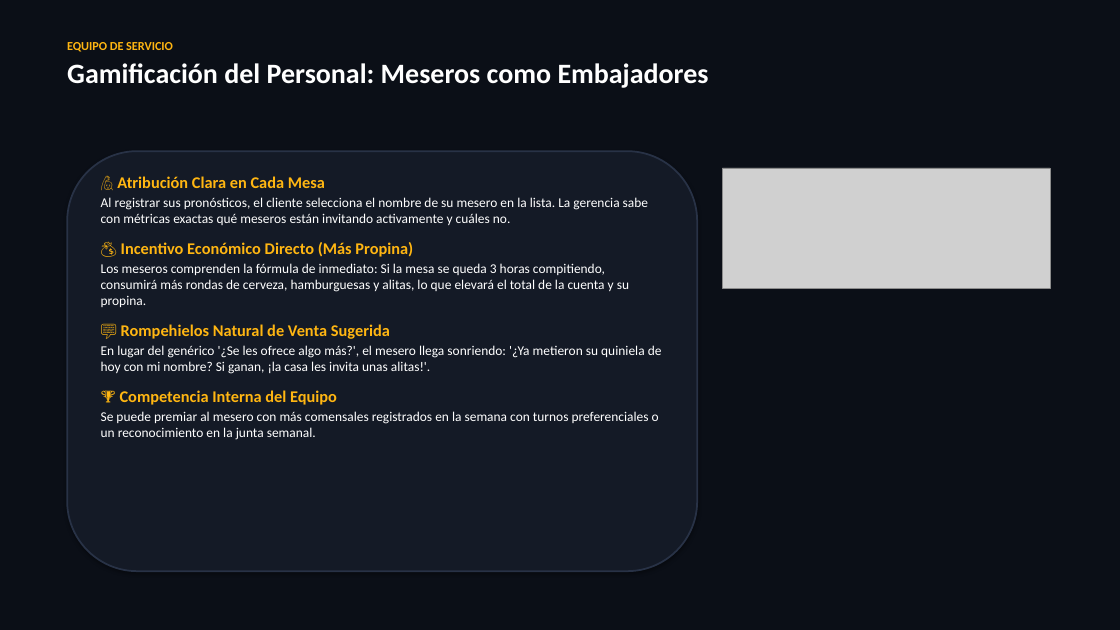
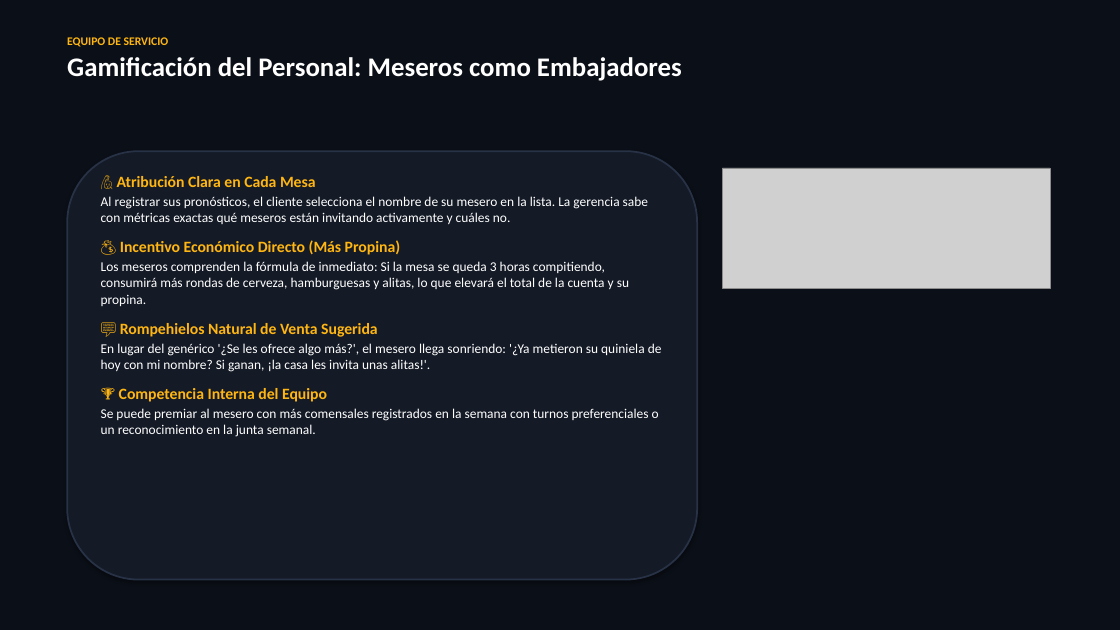
Before and after one commit to chefalbertomc/NFL-grids-, a slide deck: slide 11 of Drinks_and_Wins_Presentacion_Ejecutiva.pptx (slide 10 before the commit). Drawn at 1120x630 pixels with LibreOffice and Linux fonts; fonts in the diff are those of the drawing; grey boxes stand for pictures. Boxes give left, top, right and bottom in pixels: in the first picture for what was removed or moved away, otherwise in the second. Text is boxed around its words. In the diff, an @@ line names an element or a change of style, - is before the commit and + after.

```diff
--- a/Drinks_and_Wins_Presentacion_Ejecutiva.pptx
+++ b/Drinks_and_Wins_Presentacion_Ejecutiva.pptx
@@ text "EQUIPO DE SERVICIO" at (x1=67, y1=37, x2=682, y2=81): size 10.5 to 10 pt in "EQUIPO DE SERVICIO"; size 24 to 23 pt in "Gamificación del Personal: Meseros como Embajadores"; less space between paragraphs @@
@@ rounded rectangle resized from (x1=67, y1=151, x2=697, y2=571) to (x1=67, y1=151, x2=697, y2=580) @@
@@ text at (x1=117, y1=176, x2=400, y2=402): size 14 to 13.5 pt in "🙋 Atribución Clara en Cada Mesa", "💰 Incentivo Económico Directo (Más Propina)", "💬 Rompehielos Natural de Venta Sugerida", "🏆 Competencia Interna del Equipo" @@
```
Also in this commit, not shown: 11 other slides changed, 2 slides added, 1 other file.
